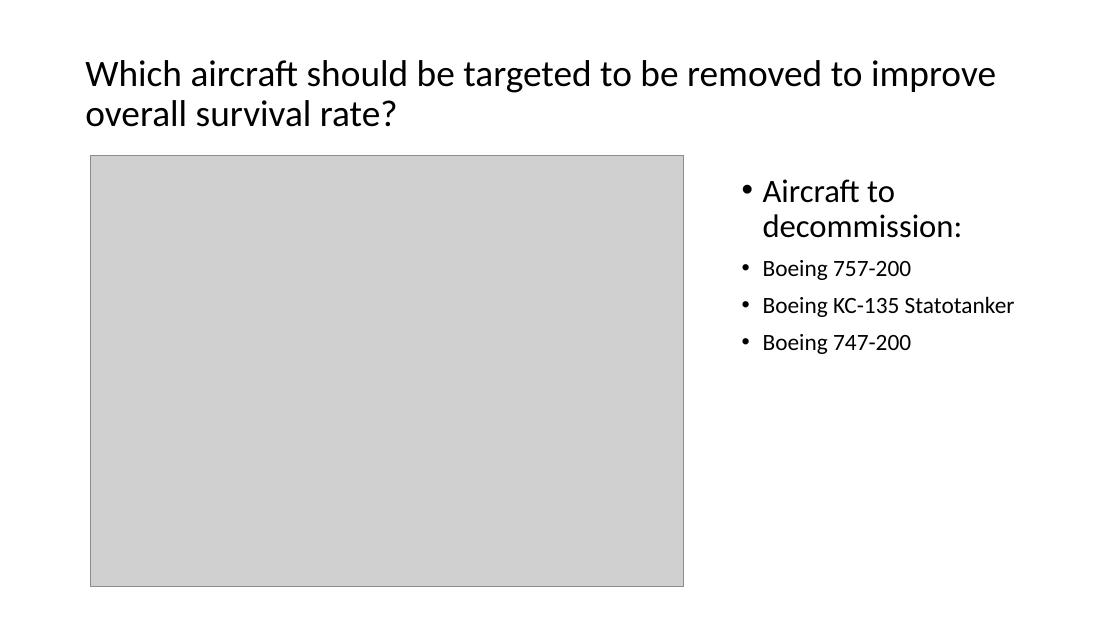
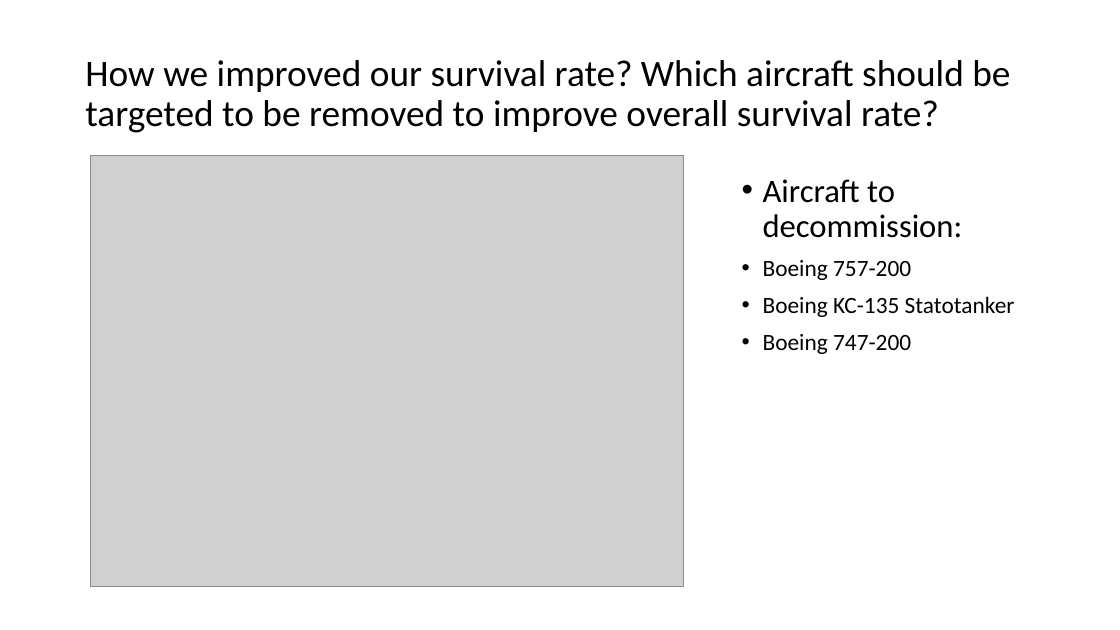
Before and after one commit to adanque/DSC640, a slide deck: slide 15 of Task5-VideoPresentation/Fictious Airways.pptx. Drawn at 1120x630 pixels with LibreOffice and Linux fonts; fonts in the diff are those of the drawing; grey boxes stand for pictures. Boxes give left, top, right and bottom in pixels: in the first picture for what was removed or moved away, otherwise in the second. Text is boxed around its words. In the diff, an @@ line names an element or a change of style, - is before the commit and + after.

```diff
--- a/Task5-VideoPresentation/Fictious Airways.pptx
+++ b/Task5-VideoPresentation/Fictious Airways.pptx
@@ title at (85,60,1010,133): text changed @@
-Which aircraft should be targeted to be removed to improve overall survival rate?
+How we improved our survival rate? Which aircraft should be targeted to be removed to improve overall survival rate?
```
Also in this commit, not shown: 16 other slides changed, 8 other files.
